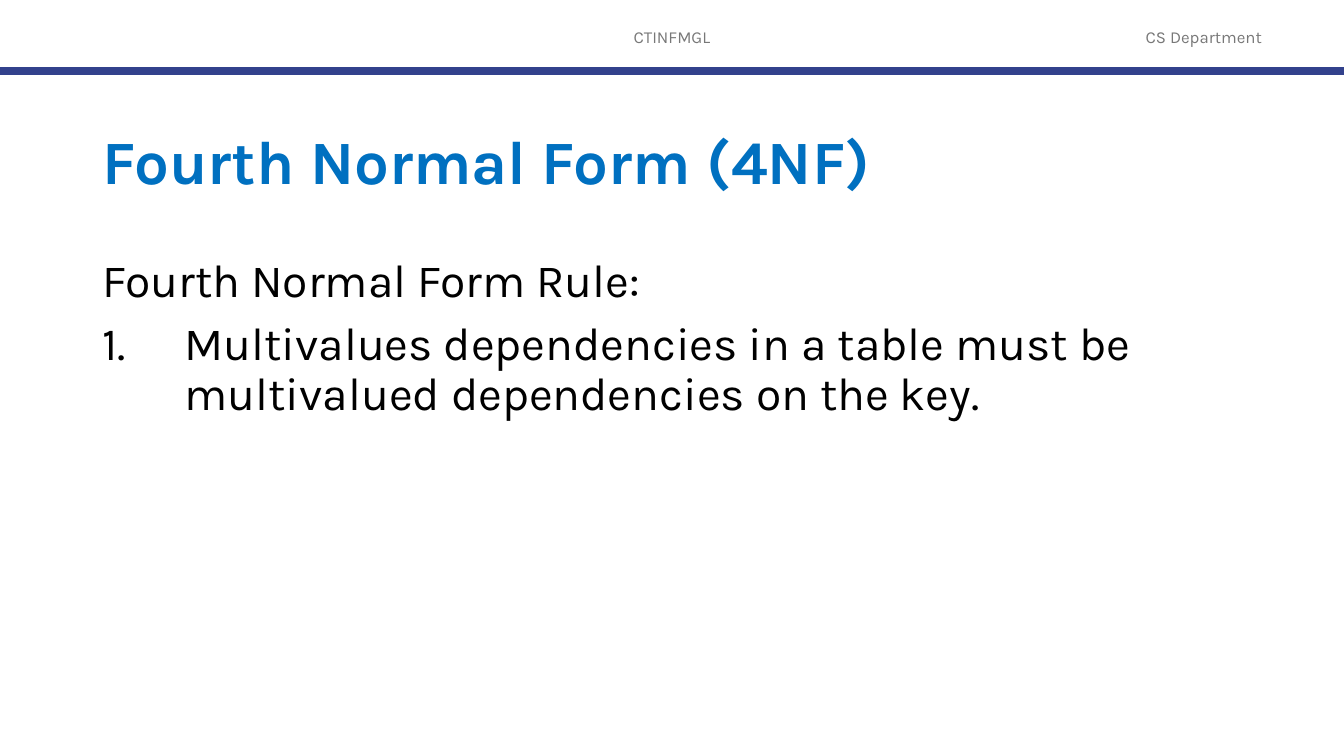
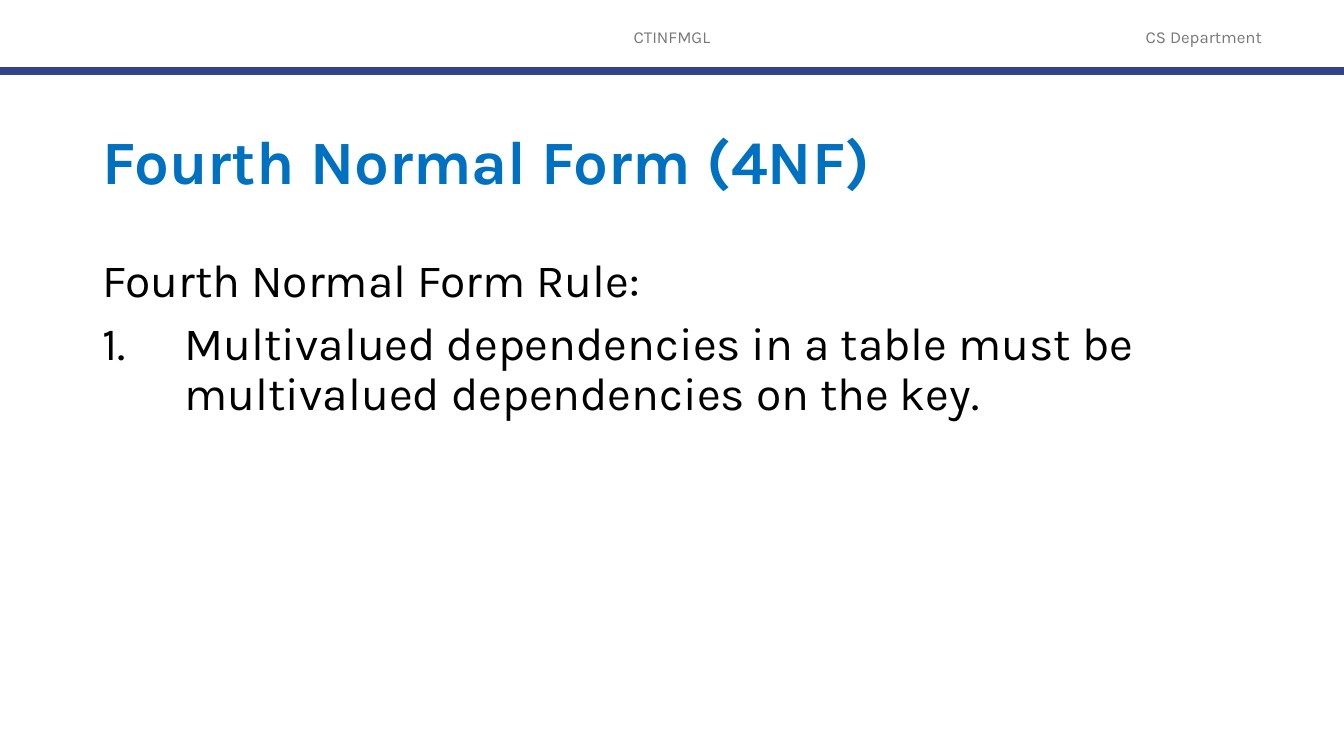
Before and after one commit to robitussin/CTINFMGL, a slide deck: slide 83 of 06 - Normalization of Database Tables/Database Normalization.pptx. Drawn at 1344x756 pixels with LibreOffice and Linux fonts; fonts in the diff are those of the drawing; background and template pictures are left out. Boxes give left, top, right and bottom in pixels: in the first picture for what was removed or moved away, otherwise in the second. Text is boxed around its words. In the diff, an @@ line names an element or a change of style, - is before the commit and + after.

```diff
--- a/06 - Normalization of Database Tables/Database Normalization.pptx
+++ b/06 - Normalization of Database Tables/Database Normalization.pptx
@@ text at (x1=184, y1=328, x2=1133, y2=421): text changed @@
-1. Multivalues dependencies in a table must be multivalued dependencies on the key.
+1. Multivalued dependencies in a table must be multivalued dependencies on the key.
```
Also in this commit, not shown: 13 other files.
